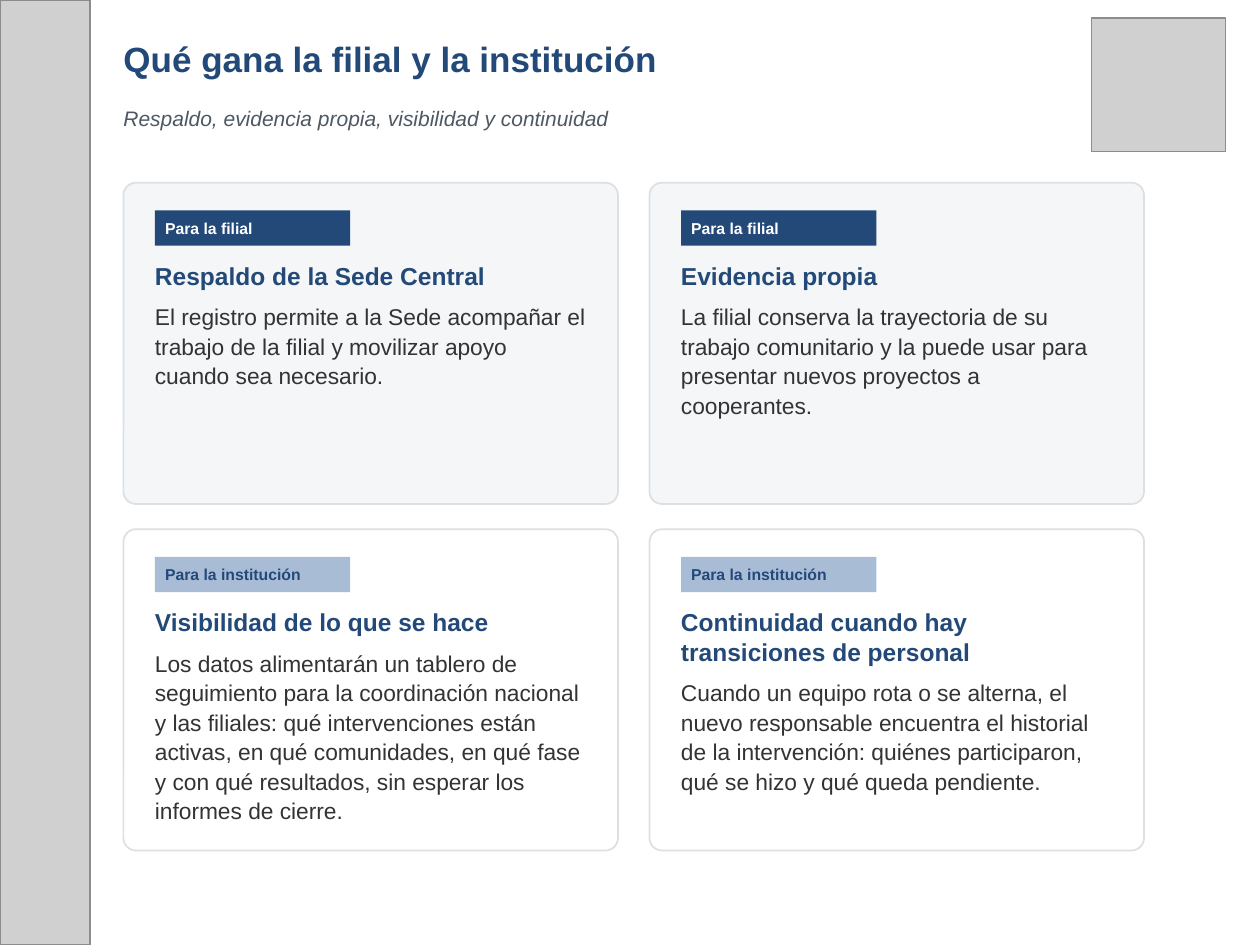
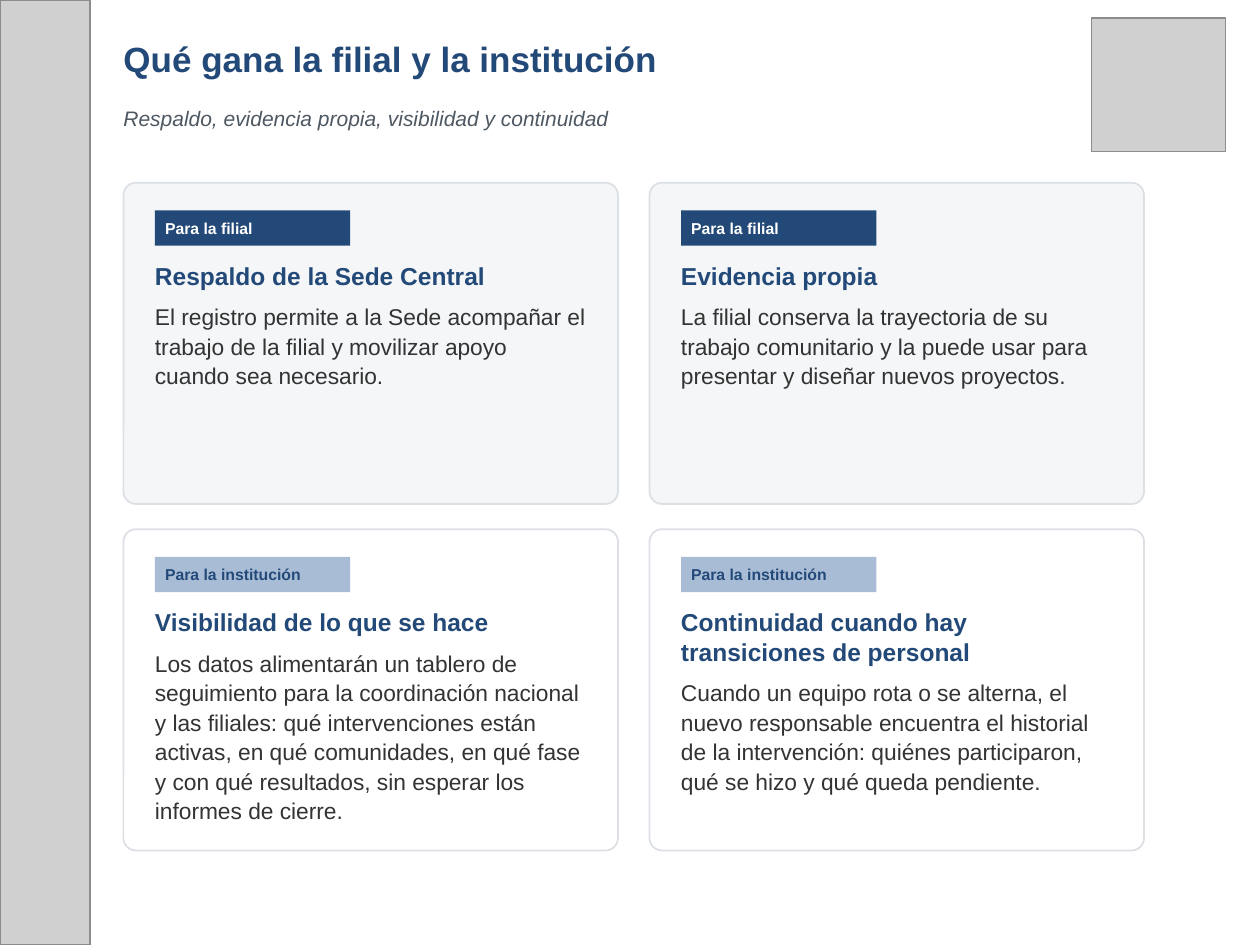
Before and after one commit to fmblancop/Hoja-de-Ruta-CRV, a slide deck: slide 12 of Hoja_de_Ruta_CRV_presentacion.pptx. Drawn at 1260x945 pixels with LibreOffice and Linux fonts; fonts in the diff are those of the drawing; grey boxes stand for pictures. Boxes give left, top, right and bottom in pixels: in the first picture for what was removed or moved away, otherwise in the second. Text is boxed around its words. In the diff, an @@ line names an element or a change of style, - is before the commit and + after.

```diff
--- a/Hoja_de_Ruta_CRV_presentacion.pptx
+++ b/Hoja_de_Ruta_CRV_presentacion.pptx
@@ text at [681,308,1087,389]: text changed @@
-La filial conserva la trayectoria de su trabajo comunitario y la puede usar para presentar nuevos proyectos a cooperantes.
+La filial conserva la trayectoria de su trabajo comunitario y la puede usar para presentar y diseñar nuevos proyectos.
```
Also in this commit, not shown: 6 other slides changed, 1 other file.
